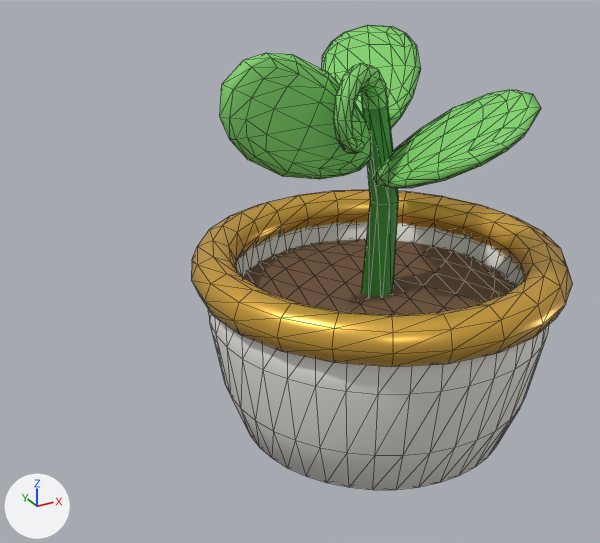
The glTF model assets/raw/drone/parts/gardener-pot.fit.glb as it was, and as the next commit left it.
Both versions are drawn from a camera (50 mm lens) standing at (-0.451, -0.666, 0.72) and looking at (-0.119, -0.063, 0.418). Arrows for +X, +Y and +Z are at lower left; the lights stay in place. The older version comes first. Mesh edges are drawn as thin lines. Vertices at exactly the same position are counted once.

Objects in the first picture: 'gardener-pot'.
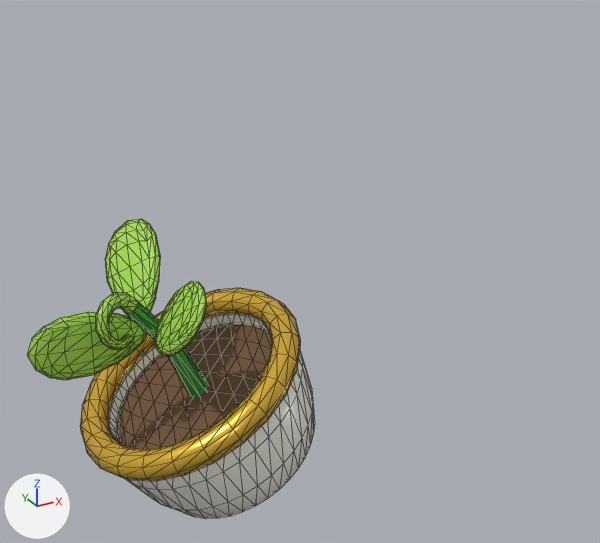
What the commit changed:
Material 'pal_leafFin.001' (mat_pal_leaffin_001) changes colour from green #7fd36a to green #a5d94d; in linear values from (0.212, 0.651, 0.144) to (0.376, 0.694, 0.0742).
me_gardener_pot is used by ob_gardener_pot; location (0.0, 0.0, 0.0).
me_gardener_pot had 991 vertices, 1824 faces and spanned x -0.227..0.107, y -0.267..0.067, z 0.26..0.62.
me_gardener_pot now has 991 vertices, 1824 faces and spans x -0.353..-0.081, y -0.118..0.118, z 0.163..0.444.
me_gardener_pot part 1: the whole mesh is turned -26.8 degrees about the y axis through its middle and scaled by 0.708, then moved by (-0.151, 0.1, -0.132).

Pixel boxes (x1, y1, x2, y2) of what changed, in the pictures (600 x 543 px):
'gardener-pot', recoloured, moved, turned, rescaled
    before: (191, 25, 573, 489)
    after: (27, 219, 315, 519)
